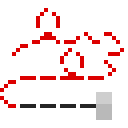
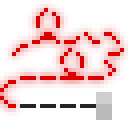
Layered file, before and after one edit (w=128, h=128). Changes by layer:
added layer "Layer 10" above "Layer 9" over bbox(0, 0, 128, 116)
